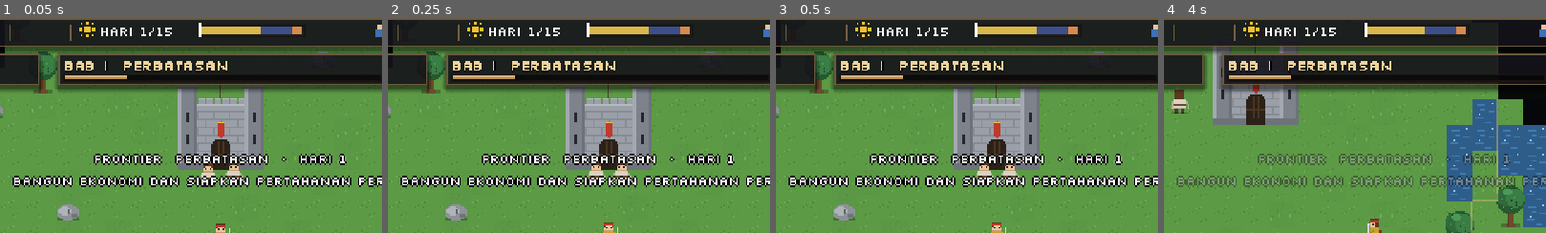
Above: before the commit, frames 1-4 (left to right).
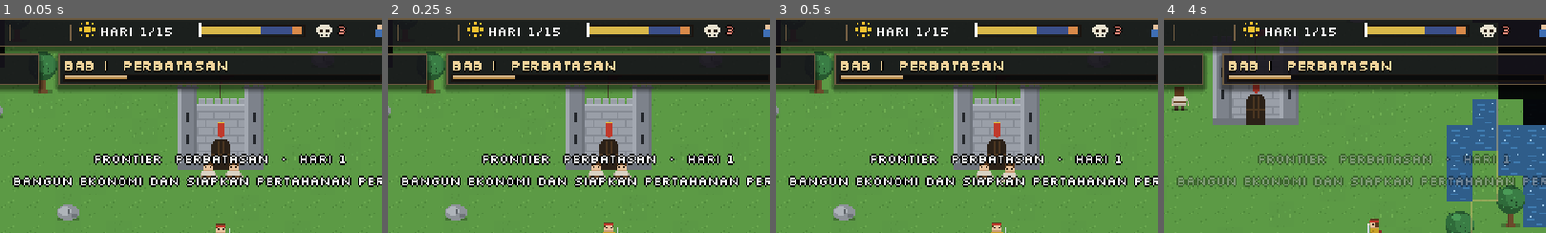
Above: after the commit, the same moments.

Repository: shimleabyte/hold-the-keep
Game: Godot game, scene res://scenes/main.tscn
Two runs of this game, one before a commit and one after it. Both use one fixed random seed, a clock stepped at 60 frames per second and the inputs below.
Inputs (mouse positions are % of the whole screen's width and height, from its top left):
- Up to frame 1 (0.05 s): no input
- Up to frame 2 (0.25 s): no input
- Up to frame 3 (0.5 s): no input
- Up to frame 4 (4 s): tap Enter at 0.5 s; move the mouse to (72, 45) at 0.52 s; hold D (move_right) 0.53-1.28 s; tap C (ability_cleave) at 0.6 s; click (72, 45) at 0.67 s; tap Space at 0.77, 1.52, 3.02, 3.77 s; move the mouse to (30, 55) at 1.27 s; hold S (move_down) 1.28-2.03 s; tap Q (ability_dash) at 1.35 s; move the mouse to (60, 28) at 2.02 s; hold D (move_right) 2.03-2.78 s; tap V (ability_rally) at 2.1 s; move the mouse to (45, 70) at 2.77 s; hold W (move_up) 2.78-3.53 s; tap F (attack) at 2.85 s; click (45, 70) at 2.92 s; move the mouse to (80, 65) at 3.52 s; hold A (move_left) from 3.53 s (still down); hold E (interact) from 3.53 s (still down)
The pictures show only the part of the screen within x 21-71%, y 0-50%; the shares and areas given below are measured in that part.

The runs differ from the first frame. In frame 1, 0.4% of the frame differs, in the area x 52-91%, y 3-79%; in frame 2, 0.2%; in frame 3, 0.4%; in frame 4, 0.5%, in the area x 2-91%, y 3-45%.
Error before the commit: Parse Error: Identifier "_beast_hit_done" not declared in the current scope. (res://scripts/entities/enemy.gd:717)

Commit message:
Bound Beast Rider charge travel distance

Diff:
--- a/scripts/entities/enemy.gd
+++ b/scripts/entities/enemy.gd
@@ -170,6 +170,8 @@
 var _beast_scan_cursor := 0
 var _beast_windup_t := 0.0
 var _beast_charge_t := 0.0
+var _beast_charge_distance := 0.0
+var _beast_hit_done := false
 var _beast_charge_direction := Vector2.ZERO
 var _beast_target_position := Vector2.ZERO
 var _beast_charge_path := PackedVector2Array()
@@ -246,10 +248,13 @@
     beast_charge_cooldown_duration = clampf(float(data.get("beast_charge_cooldown", 6.5)), 3.5, 12.0)
     beast_charge_damage_multiplier = clampf(float(data.get("beast_charge_damage_multiplier", 1.35)), 1.05, 2.0)
     _beast_target = null
+    _beast_cd = 0.0
     _beast_scan_t = 0.0
     _beast_scan_cursor = 0
     _beast_windup_t = 0.0
     _beast_charge_t = 0.0
+    _beast_charge_distance = 0.0
+    _beast_hit_done = false
     _beast_charge_direction = Vector2.ZERO
     _beast_target_position = Vector2.ZERO
     _beast_charge_path = PackedVector2Array()
@@ -665,6 +670,8 @@
         _beast_windup_t = maxf(0.0, _beast_windup_t - delta)
         if _beast_windup_t <= 0.0:
             _beast_charge_t = 1.25
+            _beast_charge_distance = 0.0
+            _beast_hit_done = false
             _beast_cd = beast_charge_cooldown_duration
             _beast_target_position = _beast_target.global_position
             Events.fx_burst.emit("dust", position + Vector2(0, -5), -_beast_charge_direction, 1.1)
@@ -745,7 +752,8 @@
         return
 
     _beast_charge_t = maxf(0.0, _beast_charge_t - delta)
-    var travel_left := speed * beast_charge_speed_multiplier * delta
+    var distance_remaining := maxf(0.0, beast_charge_max_distance - _beast_charge_distance)
+    var travel_left := minf(speed * beast_charge_speed_multiplier * delta, distance_remaining)
     while travel_left > 0.01:
         if _beast_charge_path_index >= _beast_charge_path.size():
             _finish_beast_charge(false)
@@ -776,11 +784,12 @@
 
         global_position = next_position
         travel_left -= travel
+        _beast_charge_distance += travel
         if travel >= segment_length - 0.01:
             _beast_charge_path_index += 1
         _moving = true
 
-    if _beast_charge_t <= 0.0:
+    if _beast_charge_t <= 0.0 or _beast_charge_distance >= beast_charge_max_distance - 0.01:
         _finish_beast_charge(false)
     else:
         queue_redraw()
